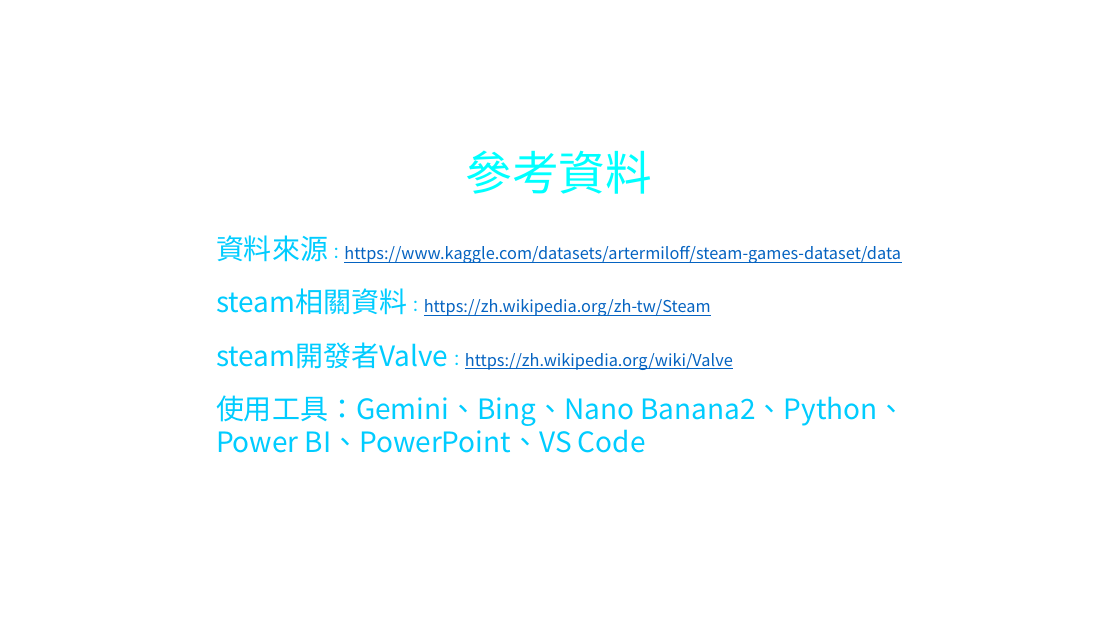
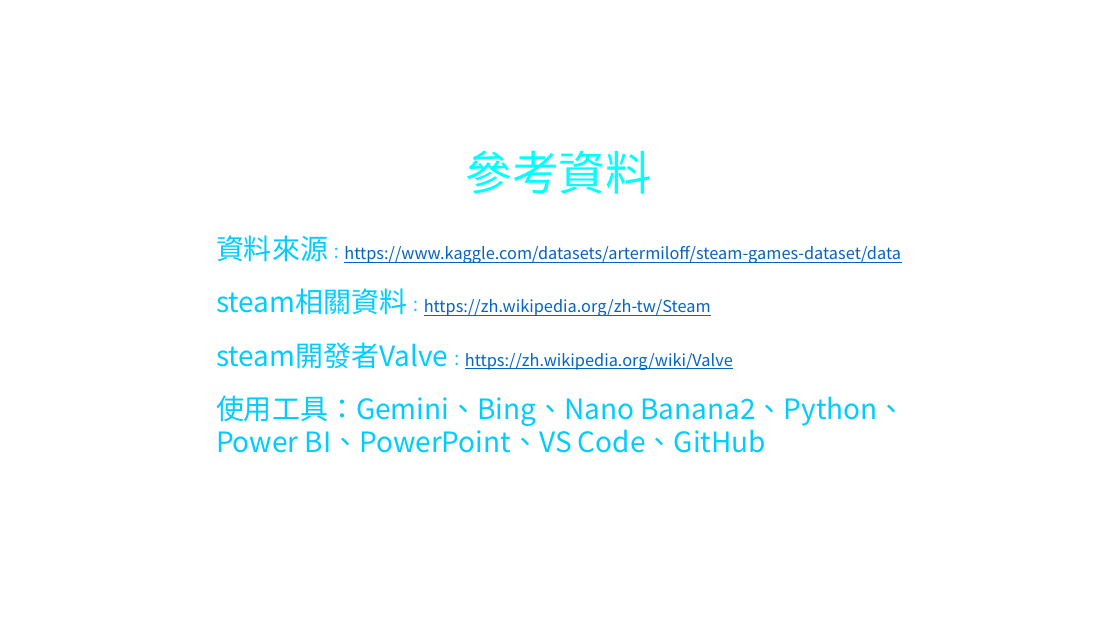
Before and after one commit to rhea95032/topic, a slide deck: slide 16 of Steam遊戲市場分析報告.pptx. Drawn at 1120x630 pixels with LibreOffice and Linux fonts; fonts in the diff are those of the drawing; background and template pictures are left out. Boxes give left, top, right and bottom in pixels: in the first picture for what was removed or moved away, otherwise in the second. Text is boxed around its words. In the diff, an @@ line names an element or a change of style, - is before the commit and + after.

```diff
--- a/Steam遊戲市場分析報告.pptx
+++ b/Steam遊戲市場分析報告.pptx
@@ text at [216, 395, 906, 453]: text changed @@
-使用工具：Gemini、Bing、Nano Banana2、Python、Power BI、PowerPoint、VS Code
+使用工具：Gemini、Bing、Nano Banana2、Python、Power BI、PowerPoint、VS Code、GitHub
```
Also in this commit, not shown: 1 other slide changed, 2 other files.
